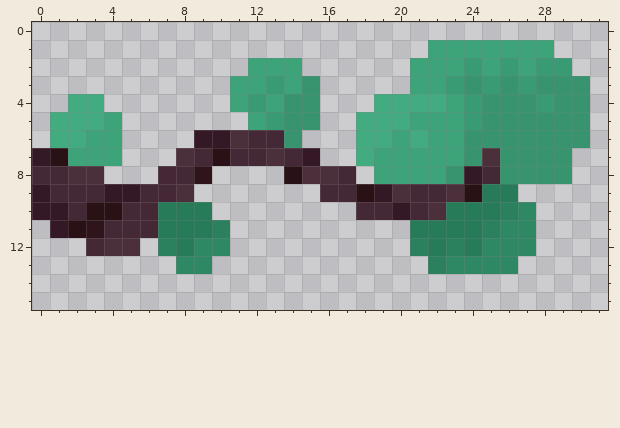
Pixel-art sprite, stored at images/branch.png. The picture above is the old version.
The file is 320x160 pixels, drawn in blocks of 10x10; one block is one cell here. Colours within 5 levels of each other are drawn and written as one.
Once edited:
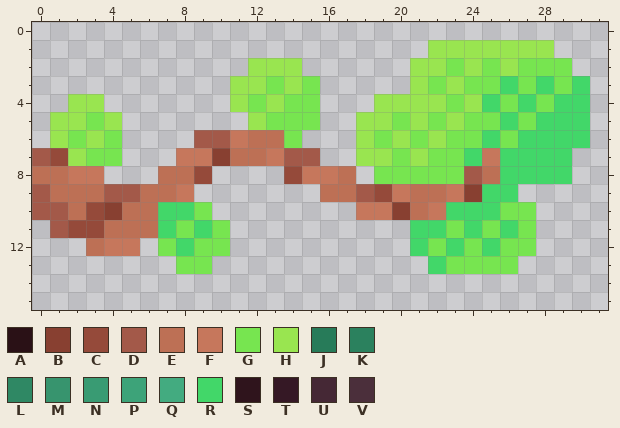
Palette (. is transparent): A #2a1116  B #884031  C #954a3a  D #a35949  E #bd7055  F #c6775c  G #77e550  H #99e550  J #277b59  K #2b815e  L #2f8864  M #37946e  N #399b73  P #3da379  Q #43ab80  R #42d769  S #2f141c  T #351825  U #452835  V #4b2f3b
Difference:
@@ x 0..31 @@
  0 ................................
- 1 ......................PPPPPPP...
- 2 ............PPP......PPPNPNPNN..
- 3 ...........PPNPM.....PPNMNMNMMM.
- 4 ..QQ.......PNPMM...QQQQPNMMMNMM.
- 5 .QQQP.......PNMM..QQQPPPNMMMMMM.
- 6 .QQPP....TTVUUM...QQPQPPMMMMMMM.
- 7 TAPPP...VUAUUVUT..QPPPPPMVMMMM..
- 8 UUVV...UUS....AVVU.PPPPMTUMMMM..
- 9 TUUUTTUUV.......UUATVUUVAJJ.....
-10 TTUAAUUJJJ........UUTUVJJJKL....
-11 .TASUUUJJJK..........JJJJKLL....
-12 ...UVV.KJLL..........KJKJLLL....
-13 ........LL............KLLLL.....
+ 1 ......................HHHHHHH...
+ 2 ............HHH......HHGHGHGGG..
+ 3 ...........HHGHG.....HGHGGRGRGR.
+ 4 ..HH.......HGHGG...HHHHGHRGRGRR.
+ 5 .HHGH.......HGGG..HHGHGHGGRGRRR.
+ 6 .HGHG....DDFEEG...HGHGHGGRGRRRR.
+ 7 DCHGG...FFBEEFDD..HHGHGGRFRRRR..
+ 8 EEFF...EEC....CFFE.GGGGGDERRRR..
+ 9 DEEEDDEEF.......EEDCFEEFBRR.....
+10 DDECBEERRG........FFBEFRRRGG....
+11 .DCCEEERGRG..........RRGRGRG....
+12 ...EFF.GRGG..........RGRGRGG....
+13 ........GG............RGGGG.....
 14 ................................
